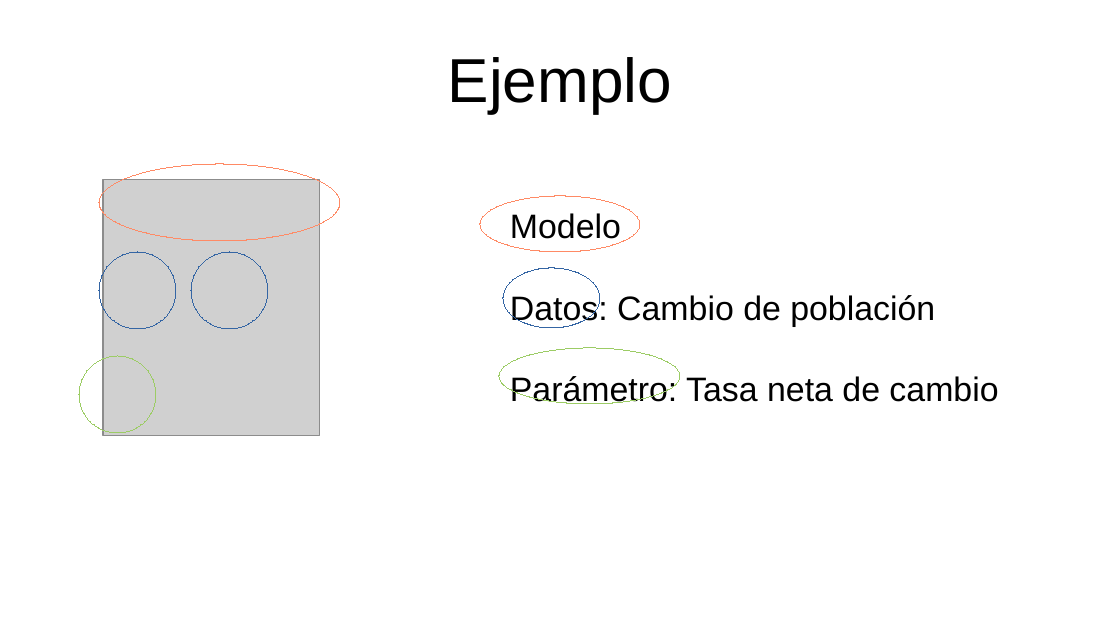
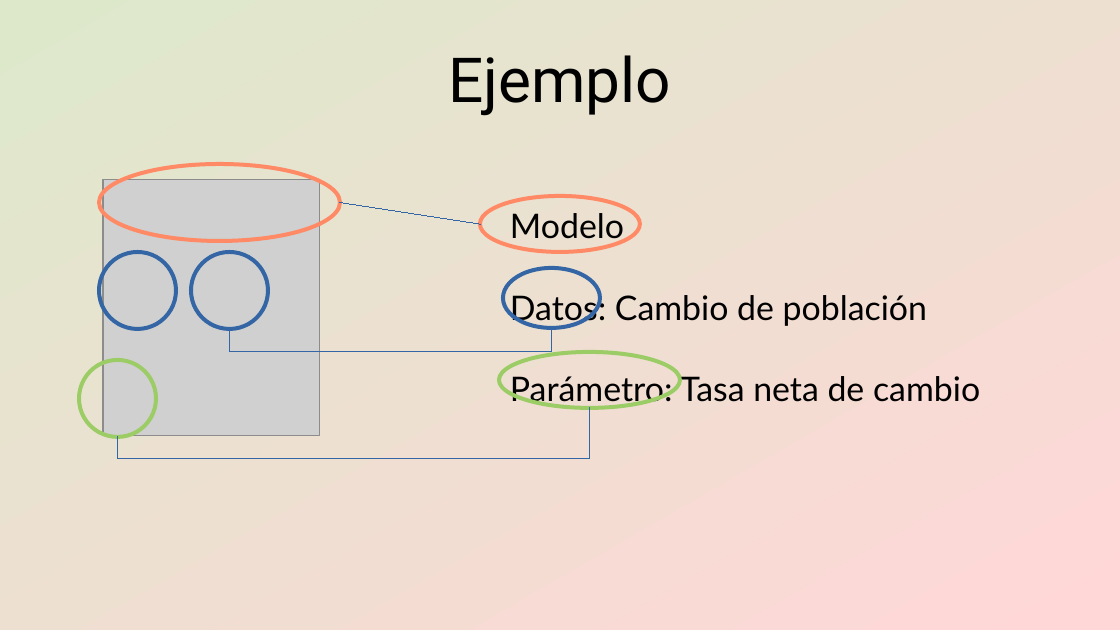
Before and after one commit to gerardommc/Ecologia-poblaciones, a slide deck: slide 5 of Unidad-2/Estimacion-tamano.odp (slide 4 before the commit). Drawn at 1120x630 pixels with LibreOffice and Linux fonts; fonts in the diff are those of the drawing; grey boxes stand for pictures. Boxes give left, top, right and bottom in pixels: in the first picture for what was removed or moved away, otherwise in the second. Text is boxed around its words. In the diff, an @@ line names an element or a change of style, - is before the commit and + after.

```diff
--- a/Unidad-2/Estimacion-tamano.odp
+++ b/Unidad-2/Estimacion-tamano.odp
@@ background #FFFFFF to gradient #DDE8CB to #FFD7D7 @@
@@ title "Ejemplo" at [448, 55, 671, 116]: font Arial to Roboto @@
@@ ellipse at [99, 164, 339, 241]: outline #FF8A65 0 pt to #FF8A65 2.83 pt @@
@@ line added from (340, 202) to (480, 225), #3465A4 0 pt @@
@@ ellipse at [480, 196, 639, 252]: outline #FF8A65 0 pt to #FF8A65 2.83 pt @@
@@ text "Modelo" at [510, 213, 980, 408]: font Arial to Lato @@
@@ outline #3465A4 0 pt to #3465A4 2.83 pt in 3 elements at [99, 252, 176, 329], [191, 252, 268, 329], [503, 268, 600, 328] @@
@@ elbow line added from (230, 329) to (552, 328), #3465A4 0 pt @@
@@ ellipse at [499, 352, 680, 408]: outline #9CCC65 0 pt to #9CCC65 2.83 pt @@
@@ ellipse at [79, 360, 157, 437]: outline #9CCC65 0 pt to #9CCC65 2.83 pt @@
@@ ellipse: place and size @@
-ellipse at [79, 356, 157, 433]
+ellipse at [79, 360, 157, 437]
@@ elbow line added from (118, 437) to (589, 409), #3465A4 0 pt @@
```
Also in this commit, not shown: 12 other slides changed, 4 slides added, 1 other file.
